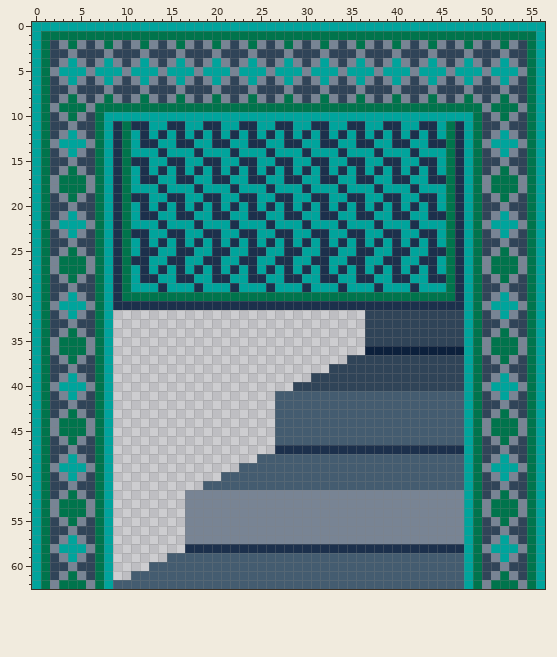
Two versions of one pixel-art sprite, PoP/resources/Sprites_400/Dungeon/door/final_door_opening/frame10.png. That is the earlier state.
The file is 114x126 pixels, drawn in blocks of 2x2; one block is one cell here.
After the commit:
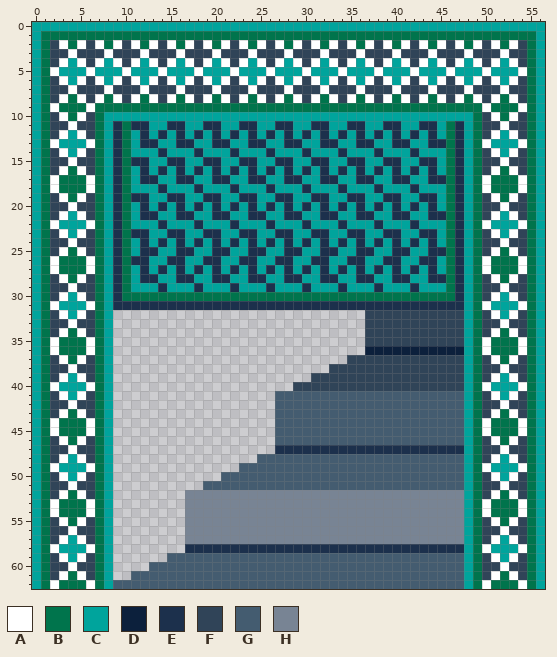
Palette (. is transparent): A #ffffff  B #00744c  C #00a49c  D #0c203c  E #1c304c  F #304458  G #445c70  H #788494
The exact change:
y 2: x 3 H -> A; x 5 H -> A; x 7 H -> A; x 9 H -> A; x 11 H -> A; x 13 H -> A; x 15 H -> A; x 17 H -> A; x 19 H -> A; x 21 H -> A; x 23 H -> A; x 25 H -> A; x 27 H -> A; x 29 H -> A; x 31 H -> A; x 33 H -> A; x 35 H -> A; x 37 H -> A; x 39 H -> A; x 41 H -> A; x 43 H -> A; x 45 H -> A; x 47 H -> A; x 49 H -> A; x 51 H -> A; x 53 H -> A
y 3: x 4 H -> A; x 8 H -> A; x 12 H -> A; x 16 H -> A; x 20 H -> A; x 24 H -> A; x 28 H -> A; x 32 H -> A; x 36 H -> A; x 40 H -> A; x 44 H -> A; x 48 H -> A; x 52 H -> A
y 4: x 3 H -> A; x 5 H -> A; x 7 H -> A; x 9 H -> A; x 11 H -> A; x 13 H -> A; x 15 H -> A; x 17 H -> A; x 19 H -> A; x 21 H -> A; x 23 H -> A; x 25 H -> A; x 27 H -> A; x 29 H -> A; x 31 H -> A; x 33 H -> A; x 35 H -> A; x 37 H -> A; x 39 H -> A; x 41 H -> A; x 43 H -> A; x 45 H -> A; x 47 H -> A; x 49 H -> A; x 51 H -> A; x 53 H -> A
y 5: x 2 H -> A; x 6 H -> A; x 10 H -> A; x 14 H -> A; x 18 H -> A; x 22 H -> A; x 26 H -> A; x 30 H -> A; x 34 H -> A; x 38 H -> A; x 42 H -> A; x 46 H -> A; x 50 H -> A; x 54 H -> A
y 6: x 3 H -> A; x 5 H -> A; x 7 H -> A; x 9 H -> A; x 11 H -> A; x 13 H -> A; x 15 H -> A; x 17 H -> A; x 19 H -> A; x 21 H -> A; x 23 H -> A; x 25 H -> A; x 27 H -> A; x 29 H -> A; x 31 H -> A; x 33 H -> A; x 35 H -> A; x 37 H -> A; x 39 H -> A; x 41 H -> A; x 43 H -> A; x 45 H -> A; x 47 H -> A; x 49 H -> A; x 51 H -> A; x 53 H -> A
y 7: x 4 H -> A; x 8 H -> A; x 12 H -> A; x 16 H -> A; x 20 H -> A; x 24 H -> A; x 28 H -> A; x 32 H -> A; x 36 H -> A; x 40 H -> A; x 44 H -> A; x 48 H -> A; x 52 H -> A
y 8: x 3 H -> A; x 5 H -> A; x 7 H -> A; x 9 H -> A; x 11 H -> A; x 13 H -> A; x 15 H -> A; x 17 H -> A; x 19 H -> A; x 21 H -> A; x 23 H -> A; x 25 H -> A; x 27 H -> A; x 29 H -> A; x 31 H -> A; x 33 H -> A; x 35 H -> A; x 37 H -> A; x 39 H -> A; x 41 H -> A; x 43 H -> A; x 45 H -> A; x 47 H -> A; x 49 H -> A; x 51 H -> A; x 53 H -> A
y 9: x 2 H -> A; x 6 H -> A; x 50 H -> A; x 54 H -> A
y 10: x 3 H -> A; x 5 H -> A; x 51 H -> A; x 53 H -> A
y 11: x 4 H -> A; x 52 H -> A
y 12: x 3 H -> A; x 5 H -> A; x 51 H -> A; x 53 H -> A
y 13: x 2 H -> A; x 6 H -> A; x 50 H -> A; x 54 H -> A
y 14: x 3 H -> A; x 5 H -> A; x 51 H -> A; x 53 H -> A
y 15: x 4 H -> A; x 52 H -> A
y 16: x 3 H -> A; x 5 H -> A; x 51 H -> A; x 53 H -> A
y 17..18: x 2 H -> A; x 6 H -> A; x 50 H -> A; x 54 H -> A
y 19: x 3 H -> A; x 5 H -> A; x 51 H -> A; x 53 H -> A
y 20: x 4 H -> A; x 52 H -> A
y 21: x 3 H -> A; x 5 H -> A; x 51 H -> A; x 53 H -> A
y 22: x 2 H -> A; x 6 H -> A; x 50 H -> A; x 54 H -> A
y 23: x 3 H -> A; x 5 H -> A; x 51 H -> A; x 53 H -> A
y 24: x 4 H -> A; x 52 H -> A
y 25: x 3 H -> A; x 5 H -> A; x 51 H -> A; x 53 H -> A
y 26..27: x 2 H -> A; x 6 H -> A; x 50 H -> A; x 54 H -> A
y 28: x 3 H -> A; x 5 H -> A; x 51 H -> A; x 53 H -> A
y 29: x 4 H -> A; x 52 H -> A
y 30: x 3 H -> A; x 5 H -> A; x 51 H -> A; x 53 H -> A
y 31: x 2 H -> A; x 6 H -> A; x 50 H -> A; x 54 H -> A
y 32: x 3 H -> A; x 5 H -> A; x 51 H -> A; x 53 H -> A
y 33: x 4 H -> A; x 52 H -> A
y 34: x 3 H -> A; x 5 H -> A; x 51 H -> A; x 53 H -> A
y 35..36: x 2 H -> A; x 6 H -> A; x 50 H -> A; x 54 H -> A
y 37: x 3 H -> A; x 5 H -> A; x 51 H -> A; x 53 H -> A
y 38: x 4 H -> A; x 52 H -> A
y 39: x 3 H -> A; x 5 H -> A; x 51 H -> A; x 53 H -> A
y 40: x 2 H -> A; x 6 H -> A; x 50 H -> A; x 54 H -> A
y 41: x 3 H -> A; x 5 H -> A; x 51 H -> A; x 53 H -> A
y 42: x 4 H -> A; x 52 H -> A
y 43: x 3 H -> A; x 5 H -> A; x 51 H -> A; x 53 H -> A
y 44..45: x 2 H -> A; x 6 H -> A; x 50 H -> A; x 54 H -> A
y 46: x 3 H -> A; x 5 H -> A; x 51 H -> A; x 53 H -> A
y 47: x 4 H -> A; x 52 H -> A
y 48: x 3 H -> A; x 5 H -> A; x 51 H -> A; x 53 H -> A
y 49: x 2 H -> A; x 6 H -> A; x 50 H -> A; x 54 H -> A
y 50: x 3 H -> A; x 5 H -> A; x 51 H -> A; x 53 H -> A
y 51: x 4 H -> A; x 52 H -> A
y 52: x 3 H -> A; x 5 H -> A; x 51 H -> A; x 53 H -> A
y 53..54: x 2 H -> A; x 6 H -> A; x 50 H -> A; x 54 H -> A
y 55: x 3 H -> A; x 5 H -> A; x 51 H -> A; x 53 H -> A
y 56: x 4 H -> A; x 52 H -> A
y 57: x 3 H -> A; x 5 H -> A; x 51 H -> A; x 53 H -> A
y 58: x 2 H -> A; x 6 H -> A; x 50 H -> A; x 54 H -> A
y 59: x 3 H -> A; x 5 H -> A; x 51 H -> A; x 53 H -> A
y 60: x 4 H -> A; x 52 H -> A
y 61: x 3 H -> A; x 5 H -> A; x 51 H -> A; x 53 H -> A
y 62: x 2 H -> A; x 6 H -> A; x 50 H -> A; x 54 H -> A
Pixel boxes of the changes (left, top, right, bottom) in both pictures:
changed: (50, 40, 527, 589)
